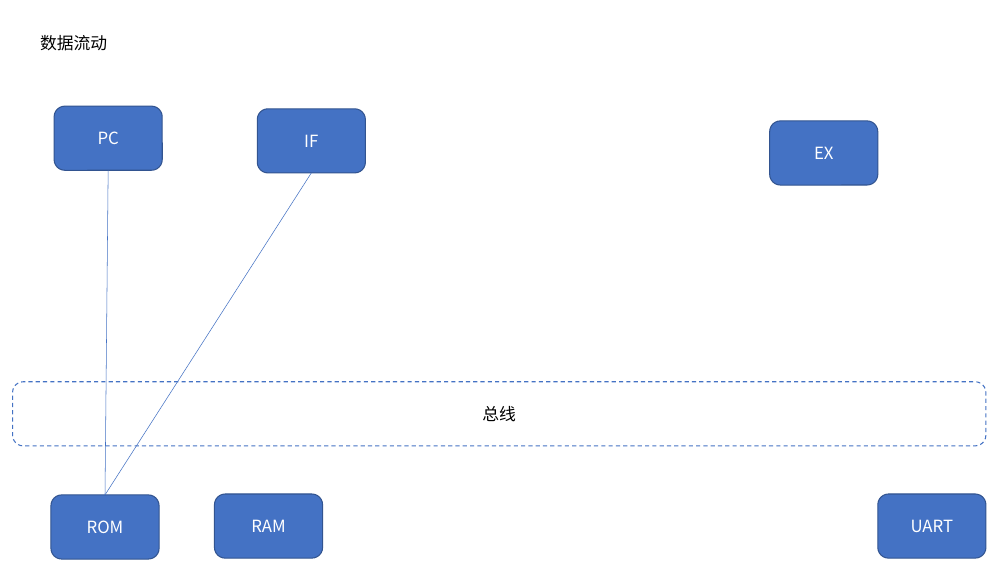
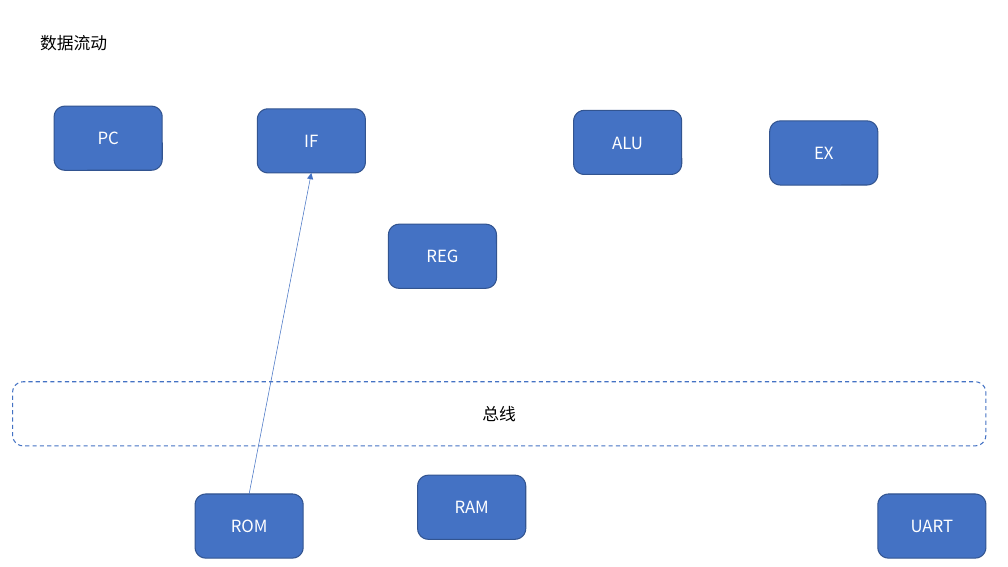
Before and after one commit to lsn42/rua, a slide deck: slide 1 of rua.pptx. Drawn at 1008x567 pixels with LibreOffice and Linux fonts; fonts in the diff are those of the drawing. Boxes give left, top, right and bottom in pixels: in the first picture for what was removed or moved away, otherwise in the second. Text is boxed around its words. In the diff, an @@ line names an element or a change of style, - is before the commit and + after.

```diff
--- a/rua.pptx
+++ b/rua.pptx
@@ rounded rectangle added at bbox=[574, 110, 682, 175], fill #4472C4, outline #325491 1 pt, 16 pt, text #FFFFFF @@
+ALU
@@ line removed from (108, 170) to (105, 495) @@
@@ line moved from (105, 495) - (312, 173) to (250, 494) - (312, 173) @@
@@ line (250, 494) - (312, 173): line to arrow @@
@@ rounded rectangle added at bbox=[389, 225, 497, 289], fill #4472C4, outline #325491 1 pt, 16 pt, text #FFFFFF @@
+REG
@@ rounded rectangle "RAM": place and size @@
-rounded rectangle "RAM" at bbox=[215, 494, 323, 558]
+rounded rectangle "RAM" at bbox=[417, 476, 526, 540]
@@ rounded rectangle "ROM": place and size @@
-rounded rectangle "ROM" at bbox=[51, 495, 159, 560]
+rounded rectangle "ROM" at bbox=[195, 494, 303, 558]
```
Also in this commit, not shown: 12 other files.
